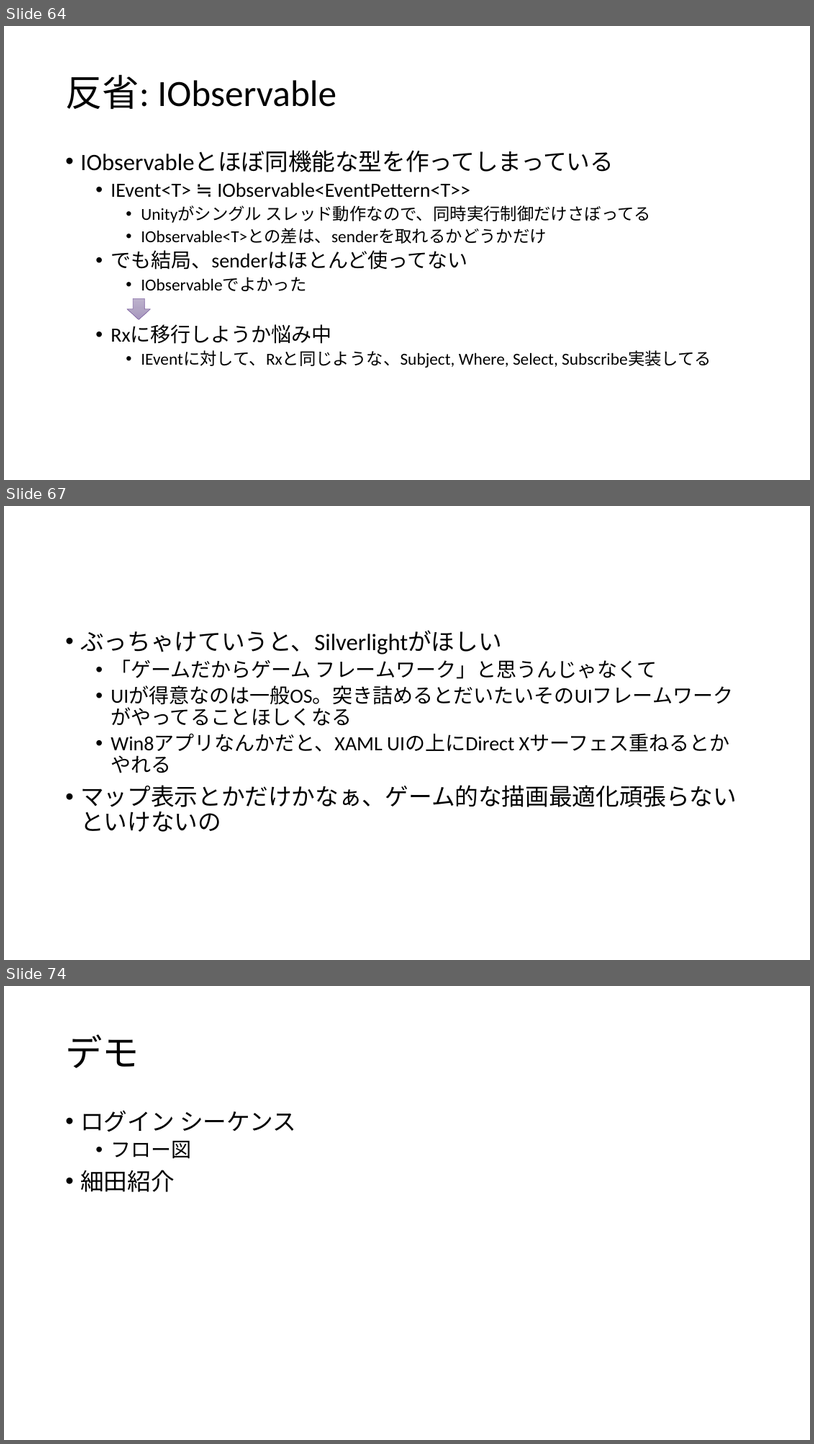
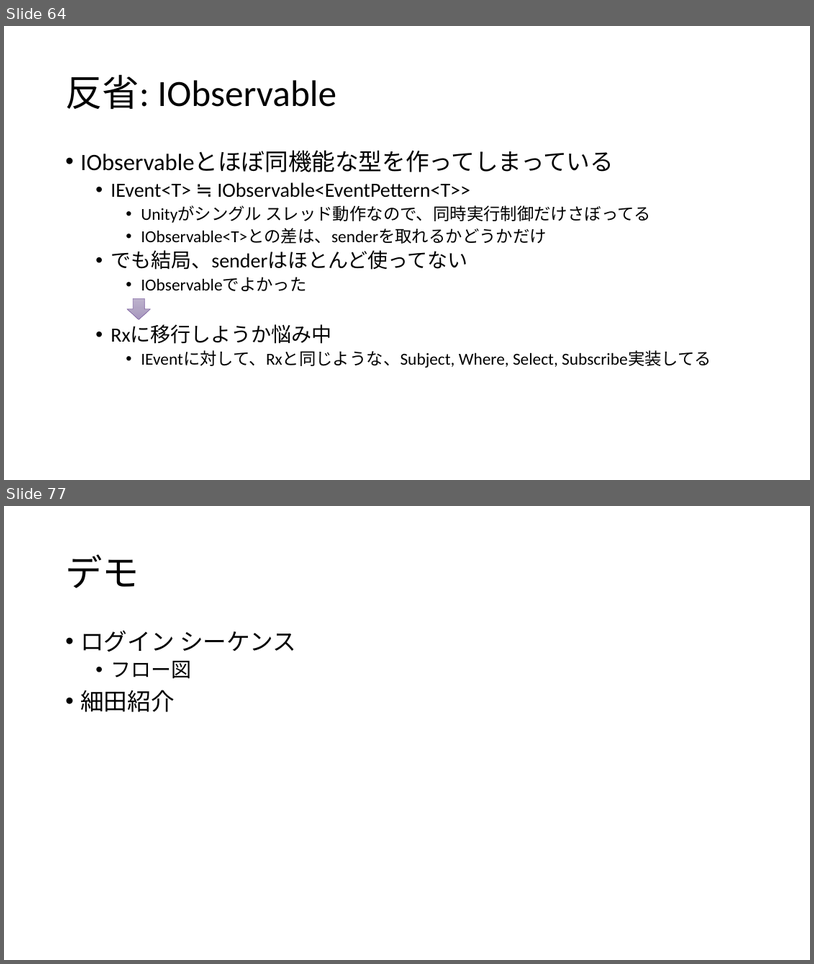
Before and after one commit to ppcuni/UnityCsharp20150321, a slide deck: doc/自社フレームワーク.pptx. Shown one above the other, each under a label of ours: slides 64, 67 and 74 before the commit, slides 64 and 77 after it; the slides between them are not shown. The pictures are 814x1444 and 814x964 pixels, drawn with LibreOffice and Linux fonts; fonts in the diff are those of the drawing. Boxes give left, top, right and bottom in pixels: in the first picture for what was removed or moved away, otherwise in the second. Text is boxed around its words. In the diff, an @@ line names an element or a change of style, - is before the commit and + after.

Commit message:
UIフレームワーク の説明完成

```diff
--- a/doc/自社フレームワーク.pptx
+++ b/doc/自社フレームワーク.pptx
@@ slide 67 removed at (x1=4, y1=506, x2=810, y2=960), background #FFFFFF @@
@@ text removed at (x1=80, y1=630, x2=737, y2=831) @@
-• ぶっちゃけていうと、Silverlightがほしい
-  • 「ゲームだからゲーム フレームワーク」と思うんじゃなくて
-  • UIが得意なのは一般OS。突き詰めるとだいたいそのUIフレームワークがやってることほしくなる
-  • Win8アプリなんかだと、XAML UIの上にDirect Xサーフェス重ねるとかやれる
-• マップ表示とかだけかなぁ、ゲーム的な描画最適化頑張らないといけないの
@@ what was slide 74 is now slide 77 @@
```
Also in this commit, not shown: 12 slides changed, 4 slides added.
